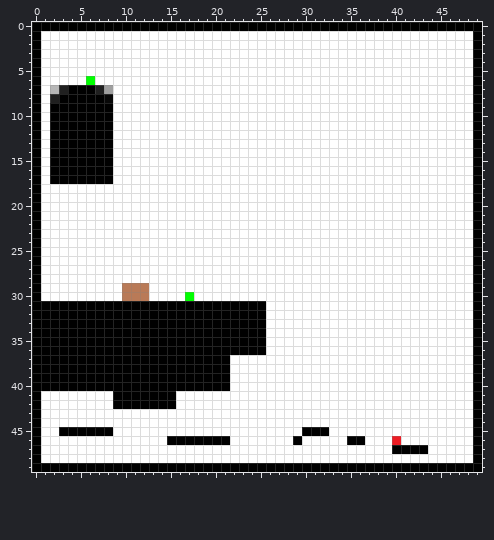
Pixel-art sprite, stored at levels/0.png. Above is the file before it was changed.
The file is 50x50 pixels.
After:
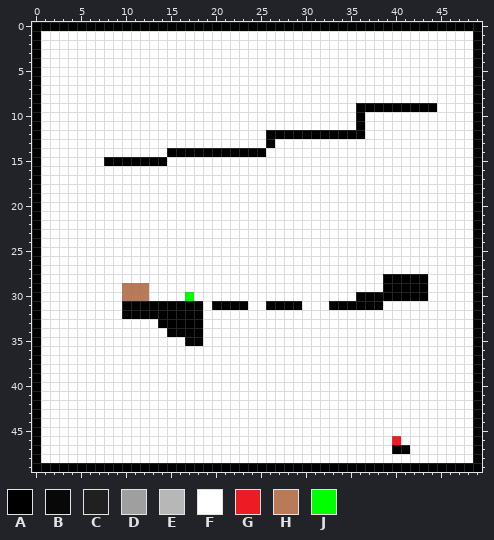
Palette (. is transparent): A #000000  B #080808  C #202020  D #9f9f9f  E #b7b7b7  F #ffffff  G #ed1c24  H #b97a57  J #00ff00
From old to new:
y 6: x 6 J -> F
y 7: x 2..8 ECAAACD -> FFFFFFF
y 8: x 2..8 CAAAAAB -> FFFFFFF
y 9: x 2..8 AAAAAAA -> FFFFFFF; x 36..44 FFFFFFFFF -> AAAAAAAAA
y 10..11: x 2..8 AAAAAAA -> FFFFFFF; x 36 F -> A
y 12: x 2..8 AAAAAAA -> FFFFFFF; x 26..36 FFFFFFFFFFF -> AAAAAAAAAAA
y 13: x 2..8 AAAAAAA -> FFFFFFF; x 26 F -> A
y 14: x 2..8 AAAAAAA -> FFFFFFF; x 15..25 FFFFFFFFFFF -> AAAAAAAAAAA
y 15: x 2..7 AAAAAA -> FFFFFF; x 9..14 FFFFFF -> AAAAAA
y 16..17: x 2..8 AAAAAAA -> FFFFFFF
y 28..29: x 39..43 FFFFF -> AAAAA
y 30: x 36..43 FFFFFFFF -> AAAAAAAA
y 31: x 1..9 AAAAAAAAA -> FFFFFFFFF; x 19 A -> F; x 24..29 AAFFFF -> FFAAAA; x 33..38 FFFFFF -> AAAAAA
y 32: x 1..9 AAAAAAAAA -> FFFFFFFFF; x 19..25 AAAAAAA -> FFFFFFF
y 33: x 1..13 AAAAAAAAAAAAA -> FFFFFFFFFFFFF; x 19..25 AAAAAAA -> FFFFFFF
y 34: x 1..14 AAAAAAAAAAAAAA -> FFFFFFFFFFFFFF; x 19..25 AAAAAAA -> FFFFFFF
y 35: x 1..16 AAAAAAAAAAAAAAAA -> FFFFFFFFFFFFFFFF; x 19..25 AAAAAAA -> FFFFFFF
y 36: x 1..25 AAAAAAAAAAAAAAAAAAAAAAAAA -> FFFFFFFFFFFFFFFFFFFFFFFFF
y 37..40: x 1..21 AAAAAAAAAAAAAAAAAAAAA -> FFFFFFFFFFFFFFFFFFFFF
y 41..42: x 9..15 AAAAAAA -> FFFFFFF
y 45: x 3..8 AAAAAA -> FFFFFF; x 30..32 AAA -> FFF
y 46: x 15..21 AAAAAAA -> FFFFFFF; x 29 A -> F; x 35..36 AA -> FF
y 47: x 42..43 AA -> FF
Changed places in both pictures, as pixel boxes (x1, y1, x2, y2):
changed: (50, 76, 437, 184)
changed: (41, 274, 428, 445)
changed: (410, 445, 428, 454)
